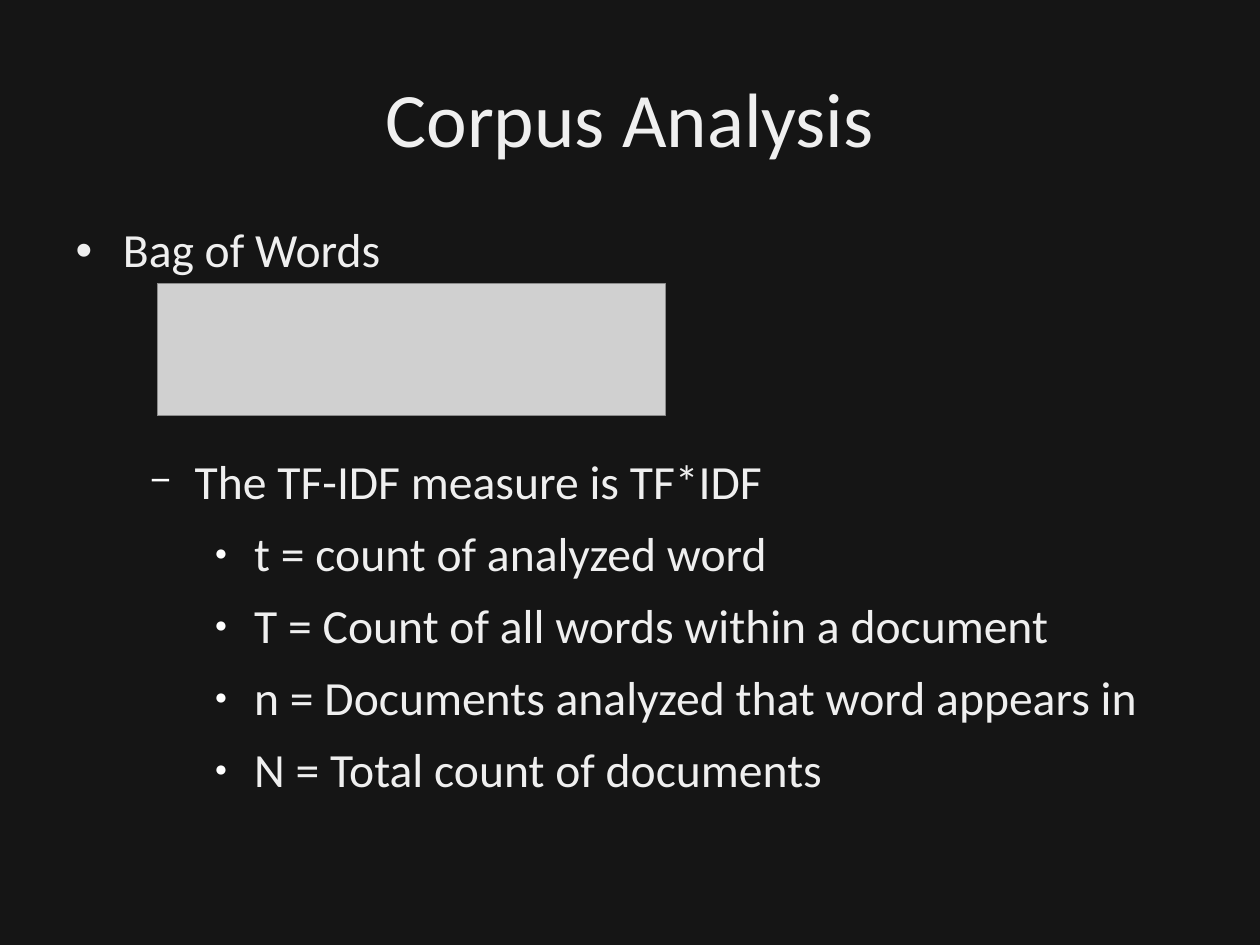
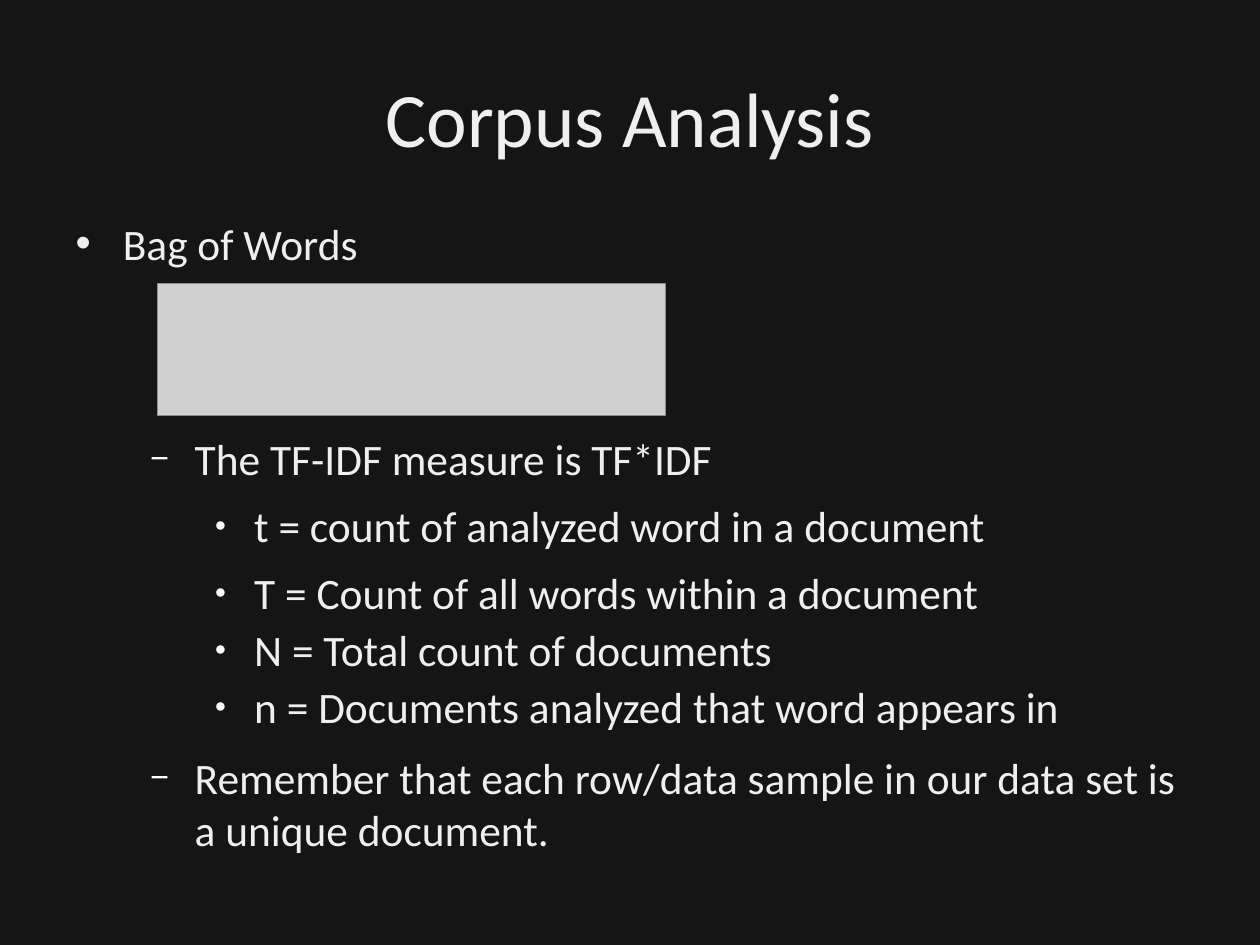
Before and after one commit to dbowmans46/PracticalProgramming, a slide deck: slide 67 of Session 7 - Python/Instructional Material/Session 7 - Python Brief Intro to NLP.odp (slide 66 before the commit). Drawn at 1260x945 pixels with LibreOffice and Linux fonts; fonts in the diff are those of the drawing; grey boxes stand for pictures; background and template pictures are left out; a plain dark background stands for a picture behind light text. Boxes give left, top, right and bottom in pixels: in the first picture for what was removed or moved away, otherwise in the second. Text is boxed around its words. In the diff, an @@ line names an element or a change of style, - is before the commit and + after.

Commit message:
Clarified equation variables.  Fixed words to tokens in features of data set.

```diff
--- a/Session 7 - Python/Instructional Material/Session 7 - Python Brief Intro to NLP.odp
+++ b/Session 7 - Python/Instructional Material/Session 7 - Python Brief Intro to NLP.odp
@@ text at (123, 230, 1059, 730): size 27.2 to 24.8 pt in "Bag of Words", "The TF-IDF measure is TF*IDF", "T = Count of all words within ...", "n = Documents analyzed that word appears ..."; line spacing 0.9 to 0.8; line spacing 1 to 0.8 @@
@@ text at (254, 512, 984, 549): text changed; size 27.2 to 24.8 pt @@
-    ● t = count of analyzed word
+    ● t = count of analyzed word in a document
@@ text at (254, 636, 772, 667): paragraph added @@
+    ● N = Total count of documents
@@ text at (195, 764, 1175, 853): text changed; size 27.2 to 24.8 pt @@
-    ● N = Total count of documents
+  − Remember that each row/data sample in our data set is a unique document.
```
Also in this commit, not shown: 6 other slides changed, 1 slide added.
